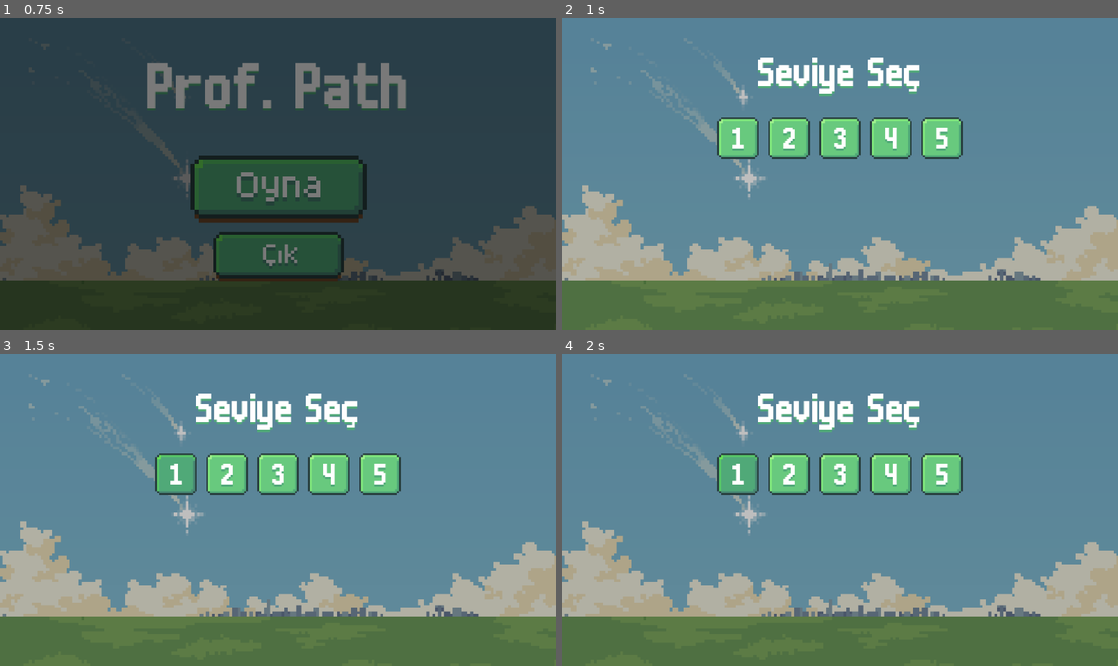
Above: before the commit, frames 1-4 (two rows, left to right).
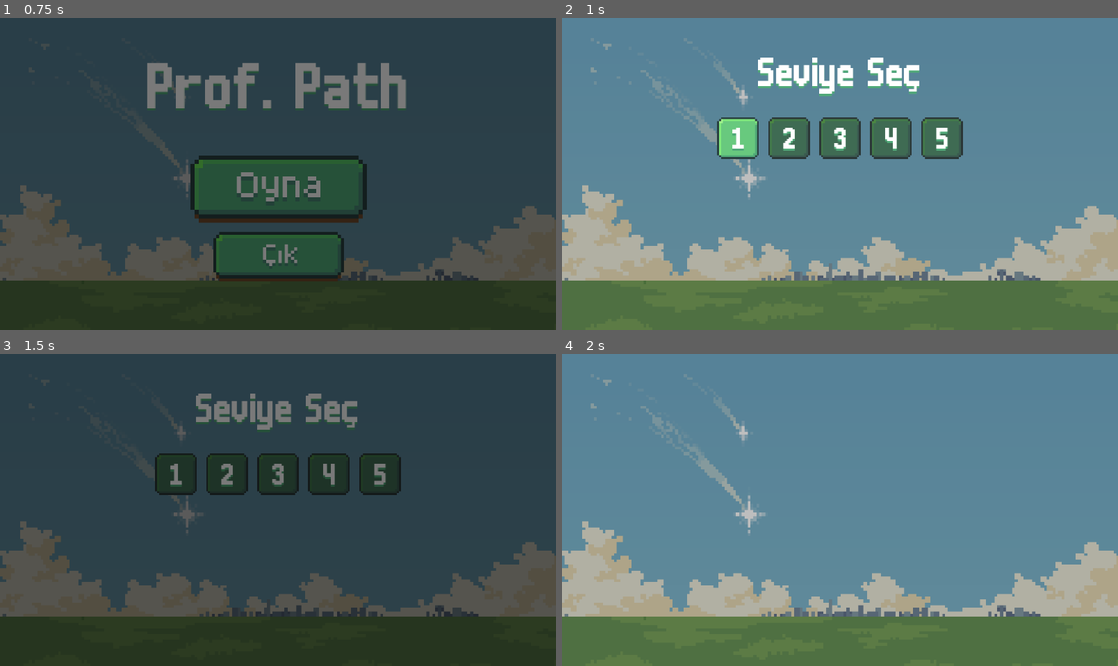
Above: after the commit, the same moments.

Repository: MohammedMMC/prof-path
Game: Godot game, scene res://scenes/welcome.tscn
Two runs of this game, one before a commit and one after it. Both use one fixed random seed, a clock stepped at 60 frames per second and the inputs below.
Inputs (mouse positions are in pixels of both pictures, inside the frame that each line leads up to):
- Up to frame 1 (0.75 s): click (278, 189) at 0.5 s
- Up to frame 2 (1 s): no input
- Up to frame 3 (1.5 s): click "1" at 1.25 s
- Up to frame 4 (2 s): no input

Frame 1 is identical in both runs. In frame 2, 2.9% of the frame differs, in the area x 37-72%, y 32-45%; in frame 3, 100%, in the area x 0-100%, y 0-100%; in frame 4, 6.6%.

Commit message:
levels scene script

Diff:
--- a/scenes/levels.tscn
+++ b/scenes/levels.tscn
@@ -1,5 +1,6 @@
 [gd_scene format=3 uid="uid://d02jlnvvfwwis"]
 
+[ext_resource type="Script" uid="uid://d0pvr3rpsly0i" path="res://scripts/levels.gd" id="1_byla0"]
 [ext_resource type="PackedScene" uid="uid://dma318274xmu4" path="res://scenes/background.tscn" id="1_hcnff"]
 [ext_resource type="FontFile" uid="uid://dkwxckupac55q" path="res://pixel.ttf" id="2_jj4e6"]
 [ext_resource type="Texture2D" uid="uid://b6v58pxd70ubu" path="res://assets/buttons/level_box.png" id="3_byla0"]
@@ -29,6 +30,7 @@
 anchor_bottom = 1.0
 grow_horizontal = 2
 grow_vertical = 2
+script = ExtResource("1_byla0")
 
 [node name="Background" parent="." unique_id=129210056 instance=ExtResource("1_hcnff")]
 layout_mode = 1
@@ -170,3 +172,13 @@
 label_settings = SubResource("LabelSettings_6g56m")
 horizontal_alignment = 1
 vertical_alignment = 1
+
+[node name="FadeRect" type="ColorRect" parent="." unique_id=684544004]
+layout_mode = 1
+anchors_preset = 15
+anchor_right = 1.0
+anchor_bottom = 1.0
+grow_horizontal = 2
+grow_vertical = 2
+mouse_filter = 2
+color = Color(0, 0, 0, 0)
--- a/scenes/levels/Level01.tscn
+++ b/scenes/levels/Level01.tscn
@@ -1,8 +1,10 @@
 [gd_scene format=3 uid="uid://jh511jjcbwq7"]
 
 [ext_resource type="PackedScene" uid="uid://dma318274xmu4" path="res://scenes/background.tscn" id="1_3n7h2"]
+[ext_resource type="Script" uid="uid://cidyct1vr3ry3" path="res://scenes/levels/level_01.gd" id="1_msin7"]
 
 [node name="Level01" type="Node2D" unique_id=553084612]
+script = ExtResource("1_msin7")
 
 [node name="Panel" type="Panel" parent="." unique_id=984896560]
 offset_right = 480.0
--- /dev/null
+++ b/scenes/levels/level_01.gd
@@ -0,0 +1,11 @@
+extends Node2D
+
+
+# Called when the node enters the scene tree for the first time.
+func _ready() -> void:
+	pass # Replace with function body.
+
+
+# Called every frame. 'delta' is the elapsed time since the previous frame.
+func _process(delta: float) -> void:
+	pass
--- /dev/null
+++ b/scripts/levels.gd
@@ -0,0 +1,44 @@
+extends Control
+
+
+const LEVEL_SCENE_DIR := "res://scenes/levels/"
+const FADE_DURATION := 0.35
+
+@onready var fade_rect: ColorRect = $FadeRect
+@onready var level_buttons: Array[TextureButton] = [
+	$GridContainer/Level01,
+	$GridContainer/Level02,
+	$GridContainer/Level03,
+	$GridContainer/Level04,
+	$GridContainer/Level05,
+]
+
+# Called when the node enters the scene tree for the first time.
+func _ready() -> void:
+	fade_rect.color = Color(0, 0, 0, 0)
+
+	for button in level_buttons:
+		var scene_path := _scene_path_for_button(button)
+		var scene_exists := ResourceLoader.exists(scene_path)
+		button.disabled = not scene_exists
+		if scene_exists:
+			button.pressed.connect(_on_level_button_pressed.bind(scene_path))
+
+
+func _on_level_button_pressed(scene_path: String) -> void:
+	_set_level_buttons_enabled(false)
+	var tween := create_tween()
+	tween.tween_property(fade_rect, "color:a", 1.0, FADE_DURATION)
+	tween.finished.connect(func() -> void:
+		get_tree().change_scene_to_file(scene_path)
+	)
+
+
+func _set_level_buttons_enabled(enabled: bool) -> void:
+	for button in level_buttons:
+		if ResourceLoader.exists(_scene_path_for_button(button)):
+			button.disabled = not enabled
+
+
+func _scene_path_for_button(button: TextureButton) -> String:
+	return LEVEL_SCENE_DIR + button.name.to_lower() + ".tscn"
Not shown, added: assets/puzzle/puzzle_close_part.png.import
Not shown, added: assets/puzzle/puzzle_in4.png.import
Not shown, added: assets/puzzle/puzzle_out_part.png.import
Not shown, added: scenes/levels/level_01.gd.uid
Not shown, added: scripts/levels.gd.uid
